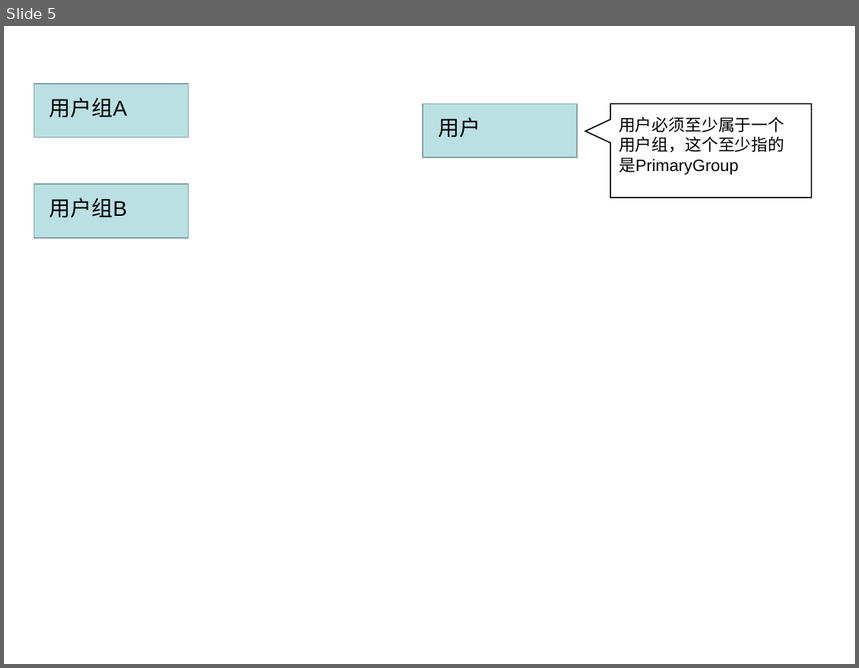
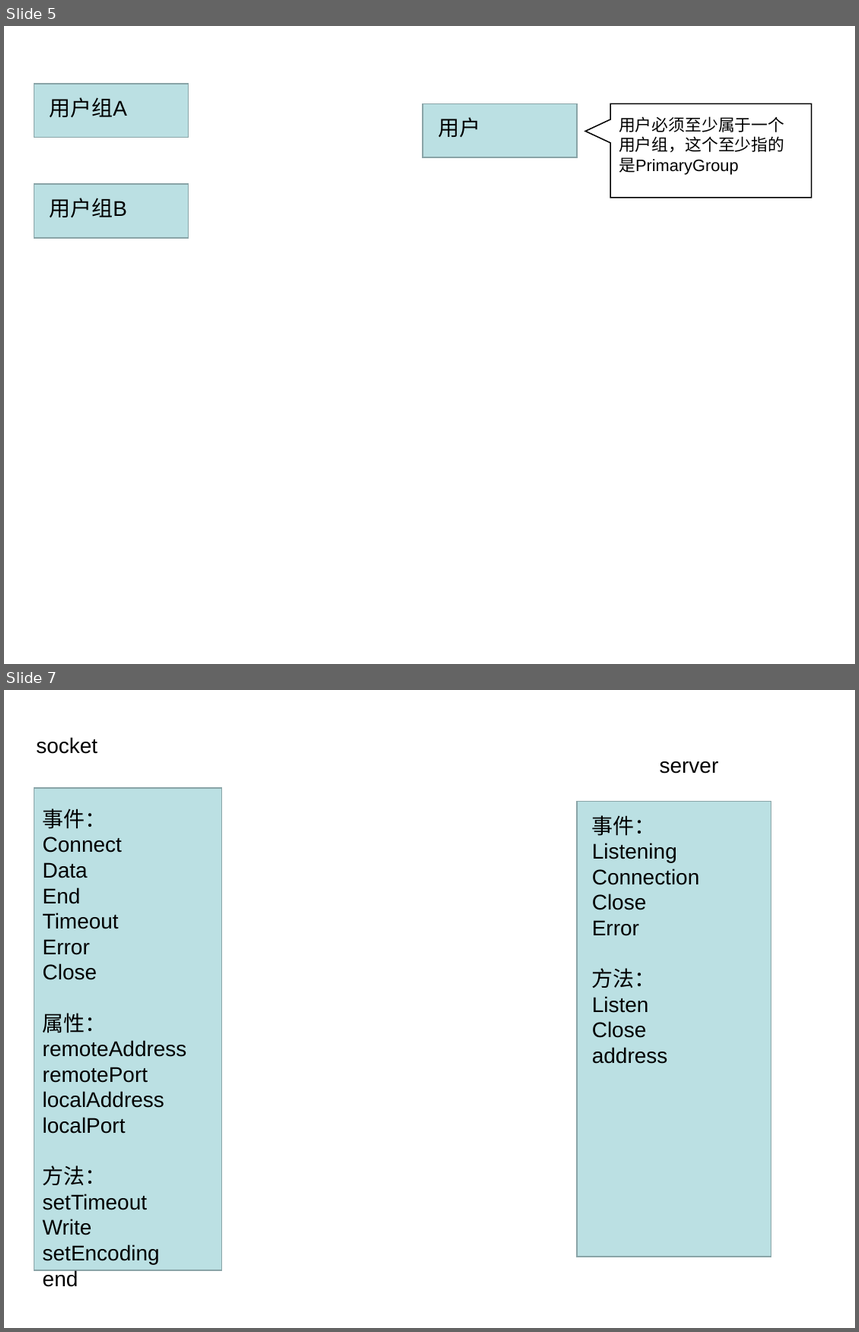
Before and after one commit to figerandlmj/duyiNativeJs, a slide deck: nodeJs/readme.ppt. Shown one above the other, each under a label of ours: slide 5 before the commit, slides 5 and 7 after it; the slides between them are not shown. The pictures are 859x668 and 859x1332 pixels, drawn with LibreOffice and Linux fonts; fonts in the diff are those of the drawing. Boxes give left, top, right and bottom in pixels: in the first picture for what was removed or moved away, otherwise in the second. Text is boxed around its words. In the diff, an @@ line names an element or a change of style, - is before the commit and + after.

```diff
--- a/nodeJs/readme.ppt
+++ b/nodeJs/readme.ppt
@@ slide 7 added at <box>4,690,855,1328</box>, background #FFFFFF @@
@@ text added at <box>36,737,97,754</box>, 18 pt, text #000000 @@
+socket
@@ text added at <box>660,761,719,774</box>, 18 pt, text #000000 @@
+server
@@ rectangle added at <box>34,788,221,1271</box>, fill #BBE0E3, outline #89A4A7 0.99 pt @@
@@ rectangle added at <box>577,802,771,1257</box>, fill #BBE0E3, outline #89A4A7 0.99 pt @@
@@ text added at <box>43,809,187,1287</box>, 18 pt, text #000000 @@
+事件：
+Connect
+Data
+End
+Timeout
+Error
+Close
+属性：
+remoteAddress
+remotePort
+localAddress
+localPort
+方法：
+setTimeout
+Write
+setEncoding
+end
@@ text added at <box>592,815,700,1064</box>, 18 pt, text #000000 @@
+事件：
+Listening
+Connection
+Close
+Error
+方法：
+Listen
+Close
+address
```
Also in this commit, not shown: 1 other slide added, 1 slide removed, 14 other files.
